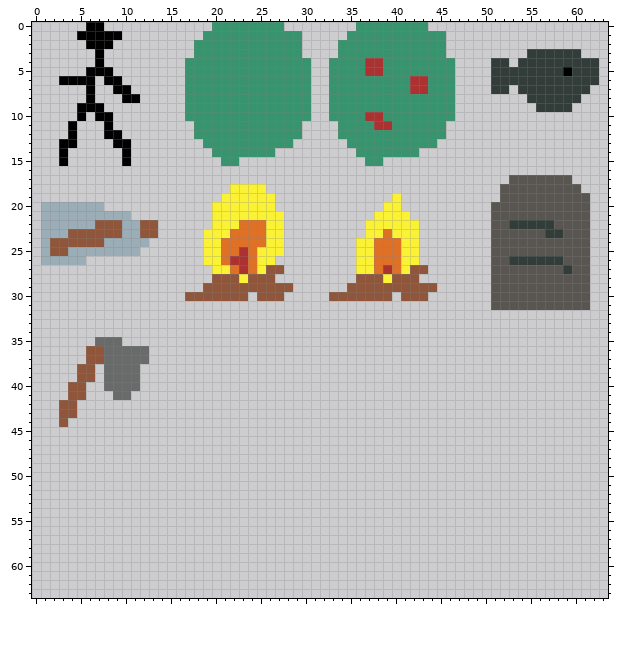
Pixel-art file -- Assets/textures/game_objects.ase. This is how it looked before the edit.
64x64 pixels, 1 frame.
Once edited:
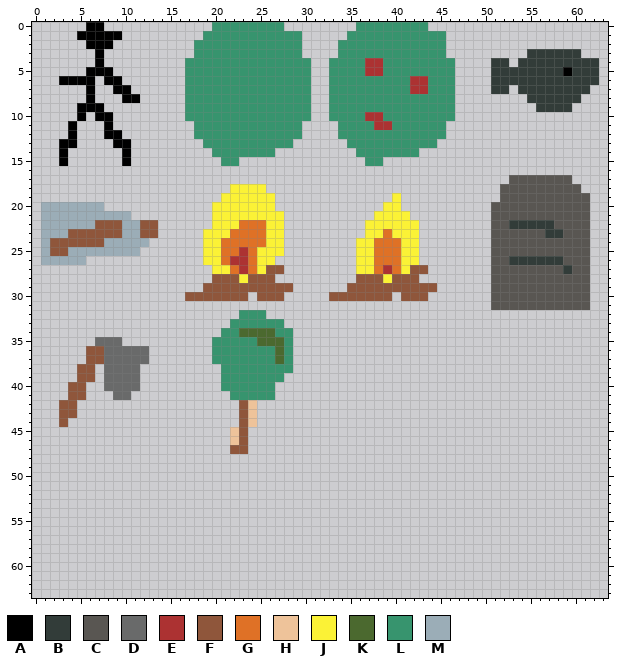
Palette (. is transparent): A #000000  B #323c39  C #595652  D #696a6a  E #ac3232  F #8f563b  G #df7126  H #eec39a  J #fbf236  K #4b692f  L #37946e  M #9badb7
Diff:
y 32: x 23..25 ... -> LLL
y 33: x 22..27 ...... -> LLLLLL
y 34: x 21..28 ........ -> LLKKKKLL
y 35: x 20..28 ......... -> LLLLLKKKL
y 36..37: x 20..28 ......... -> LLLLLLLKL
y 38: x 21..28 ........ -> LLLLLLLL
y 39: x 21..27 ....... -> LLLLLLL
y 40: x 21..26 ...... -> LLLLLL
y 41: x 22..26 ..... -> LLLLL
y 42..44: x 23..24 .. -> FH
y 45..46: x 22..23 .. -> HF
y 47: x 22..23 .. -> FF
